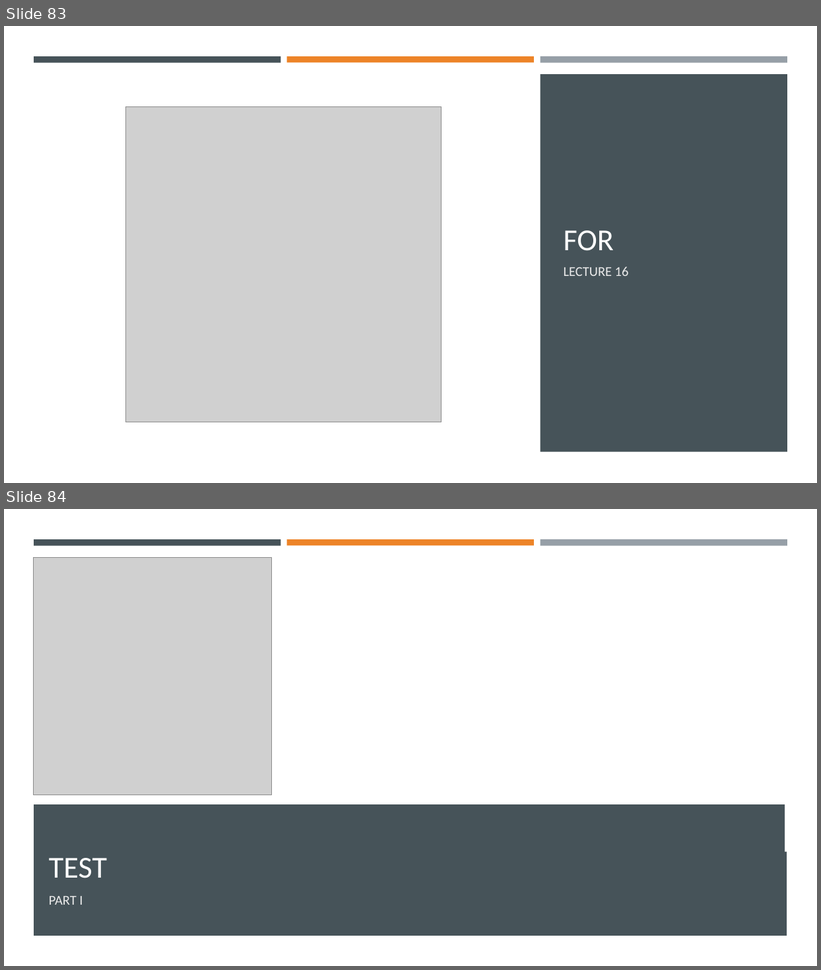
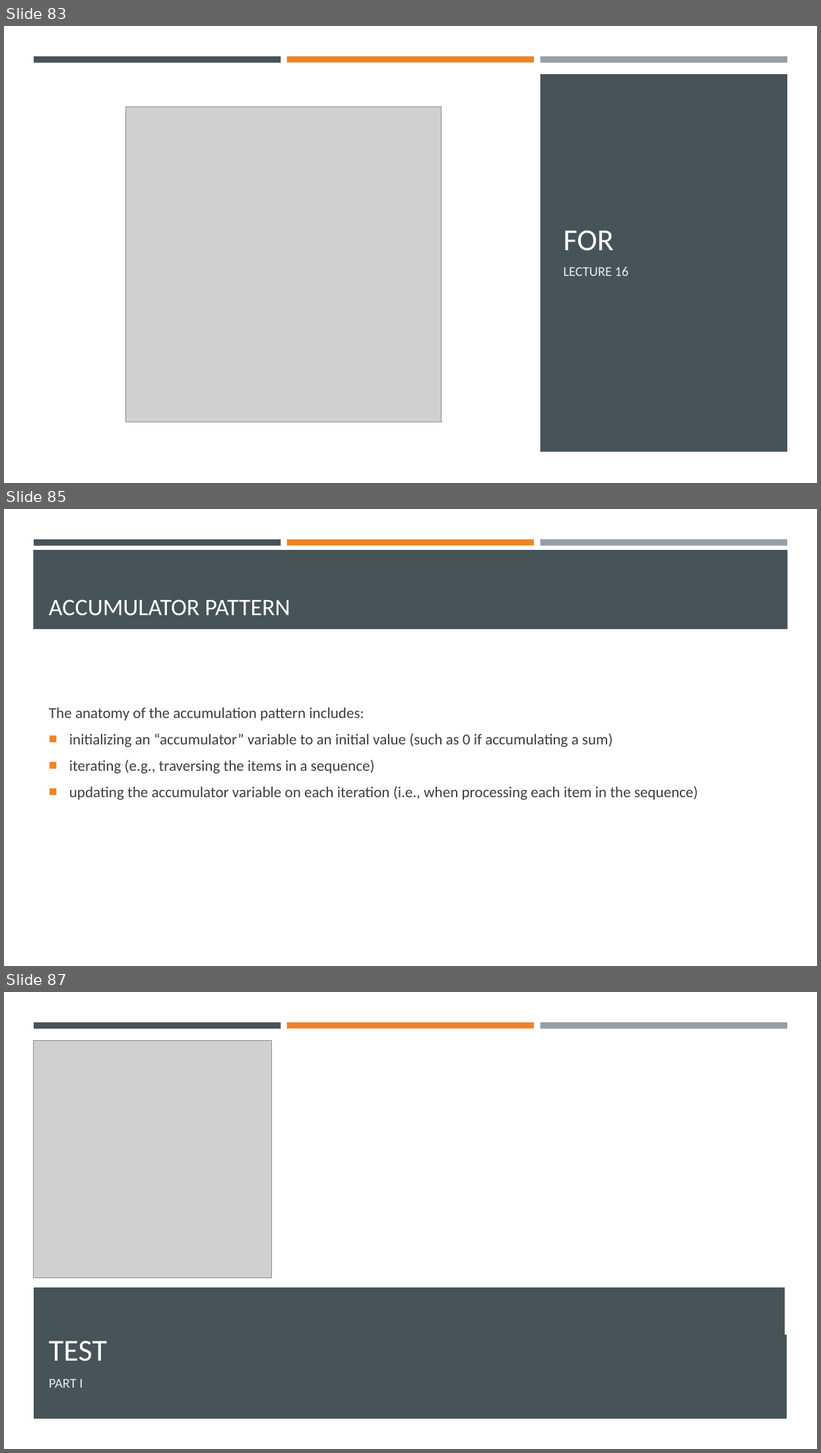
Before and after one commit to Ghost0396/iot, a slide deck: python/Python 3.pptx. Shown one above the other, each under a label of ours: slides 83 and 84 before the commit, slides 83, 85 and 87 after it; the slides between them are not shown. The pictures are 821x970 and 821x1453 pixels, drawn with LibreOffice and Linux fonts; fonts in the diff are those of the drawing; grey boxes stand for pictures. Boxes give left, top, right and bottom in pixels: in the first picture for what was removed or moved away, otherwise in the second. Text is boxed around its words. In the diff, an @@ line names an element or a change of style, - is before the commit and + after.

```diff
--- a/python/Python 3.pptx
+++ b/python/Python 3.pptx
@@ slide 85 added at (x1=4, y1=509, x2=817, y2=966), background #FFFFFF @@
@@ rectangle added at (x1=34, y1=539, x2=281, y2=545), fill #465359 @@
@@ rectangle added at (x1=287, y1=539, x2=534, y2=545), fill #ED8428 @@
@@ rectangle added at (x1=540, y1=539, x2=787, y2=546), fill #969FA7 @@
@@ rectangle added at (x1=33, y1=550, x2=788, y2=629), fill #465359 @@
@@ title added at (x1=49, y1=599, x2=290, y2=616), 28 pt, text #FFFFFF @@
+ACCUMULATOR PATTERN
@@ text added at (x1=49, y1=708, x2=698, y2=800), 18 pt, text #3D3D3D @@
+The anatomy of the accumulation pattern includes:
+■ initializing an “accumulator” variable to an initial value (such as 0 if accumulating a sum)
+■ iterating (e.g., traversing the items in a sequence)
+■ updating the accumulator variable on each iteration (i.e., when processing each item in the sequence)
@@ what was slide 84 is now slide 87 @@
```
Also in this commit, not shown: 2 other slides added, 2 other files.
